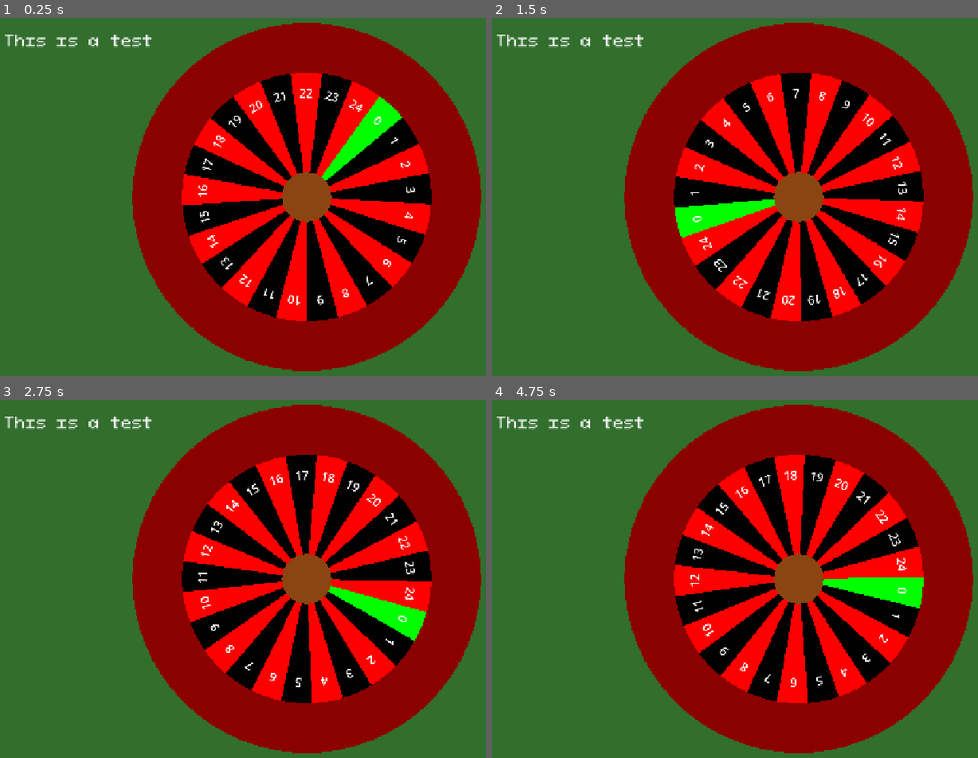
Above: before the commit, frames 1-4 (two rows, left to right).
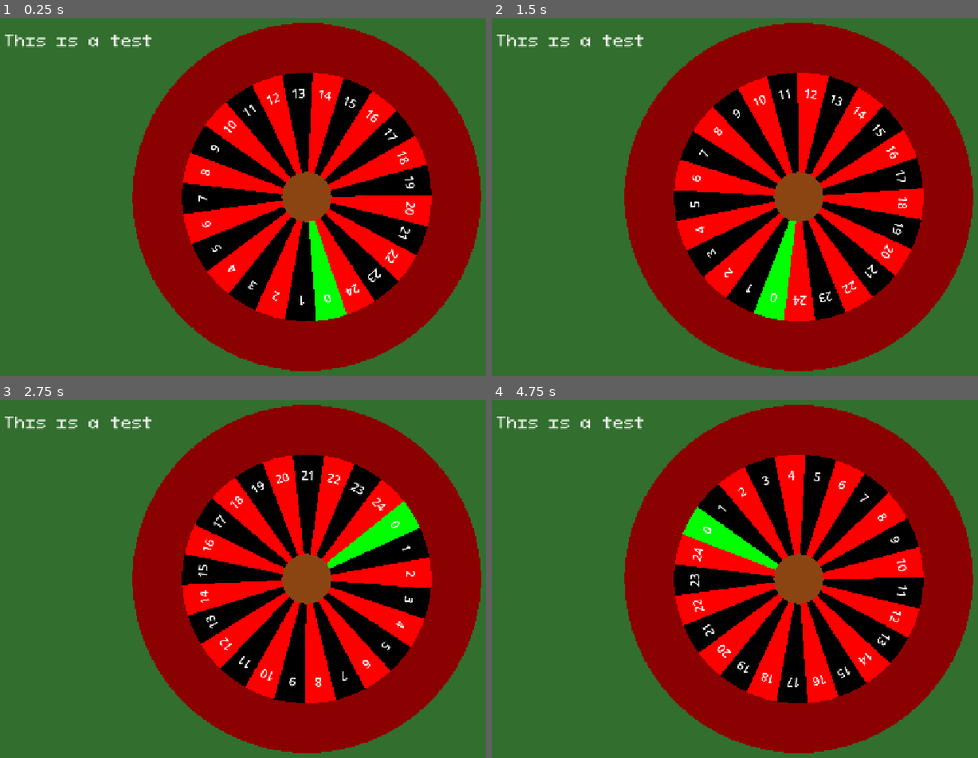
Above: after the commit, the same moments.

Repository: DuneRanger/Very-Serious-GameJam-2026
Game: Godot game, scene res://scenes/game/game_scene/game_scene.tscn
Same seed, same stepped clock (60 frames per second), same inputs: the game is played once before the commit and once after it.
Inputs:
- Up to frame 1 (0.25 s): no input
- Up to frame 2 (1.5 s): no input
- Up to frame 3 (2.75 s): no input
- Up to frame 4 (4.75 s): no input

The runs differ from the first frame. In frame 1, 16% of the frame differs, in the area x 27-100%, y 1-99%; in frame 2, 14%; in frame 3, 11%; in frame 4, 16%, in the area x 27-99%, y 1-99%.

Commit message:
Add roulette spin decay

Diff:
--- a/scenes/game/game_scene/roulette/roulette.gd
+++ b/scenes/game/game_scene/roulette/roulette.gd
@@ -2,6 +2,7 @@
 extends Node2D
 
 var cells = []
+
 var mid_circle_rad : int = 100
 var mid_circle_colour : Color = Color.SADDLE_BROWN
 var inner_circle_rad : int = 500
@@ -13,6 +14,8 @@
 const base_cell_weight : float = 1.0
 # (base_roulette_numbers + 1) includes the green 0
 var total_weight : float = (base_roulette_numbers + 1) * base_cell_weight
+
+var rotation_speed : float = 0;
 
 enum CellMod {STICKY, SHINY}
 
@@ -33,6 +36,7 @@
 		var curCol = Color.RED
 		if i % 2 == 0: curCol = Color.BLACK
 		cells.append(RouletteCell.new(i + 1, curCol))
+	spin_roulette()
 
 func draw_circle_arc_poly(center, radius, angle_from, angle_to, color):
 	var nb_points = 32  + floor(100 * abs(angle_from - angle_to))
@@ -75,6 +79,13 @@
 	draw_cells()
 	draw_centre()
 
+func decay_rotation():
+	rotation_speed = max(0, min(rotation_speed - 0.0005, rotation_speed * 0.9999))
+
+func spin_roulette():
+	rotation_speed = 0.2
+
 func _process(_delta):
-	rotation += 0.05
+	decay_rotation()
+	rotation += rotation_speed
 	pass
